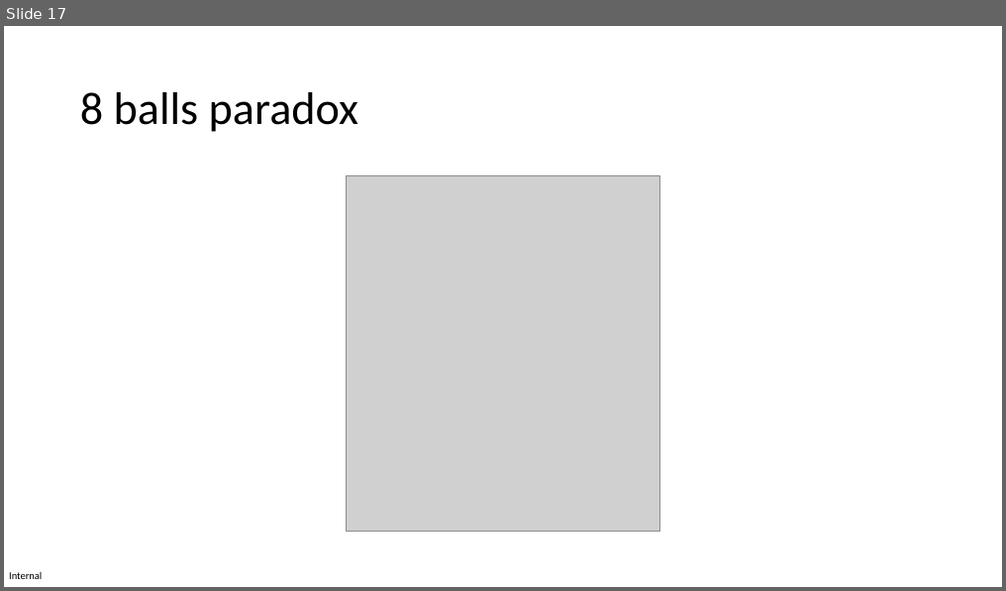
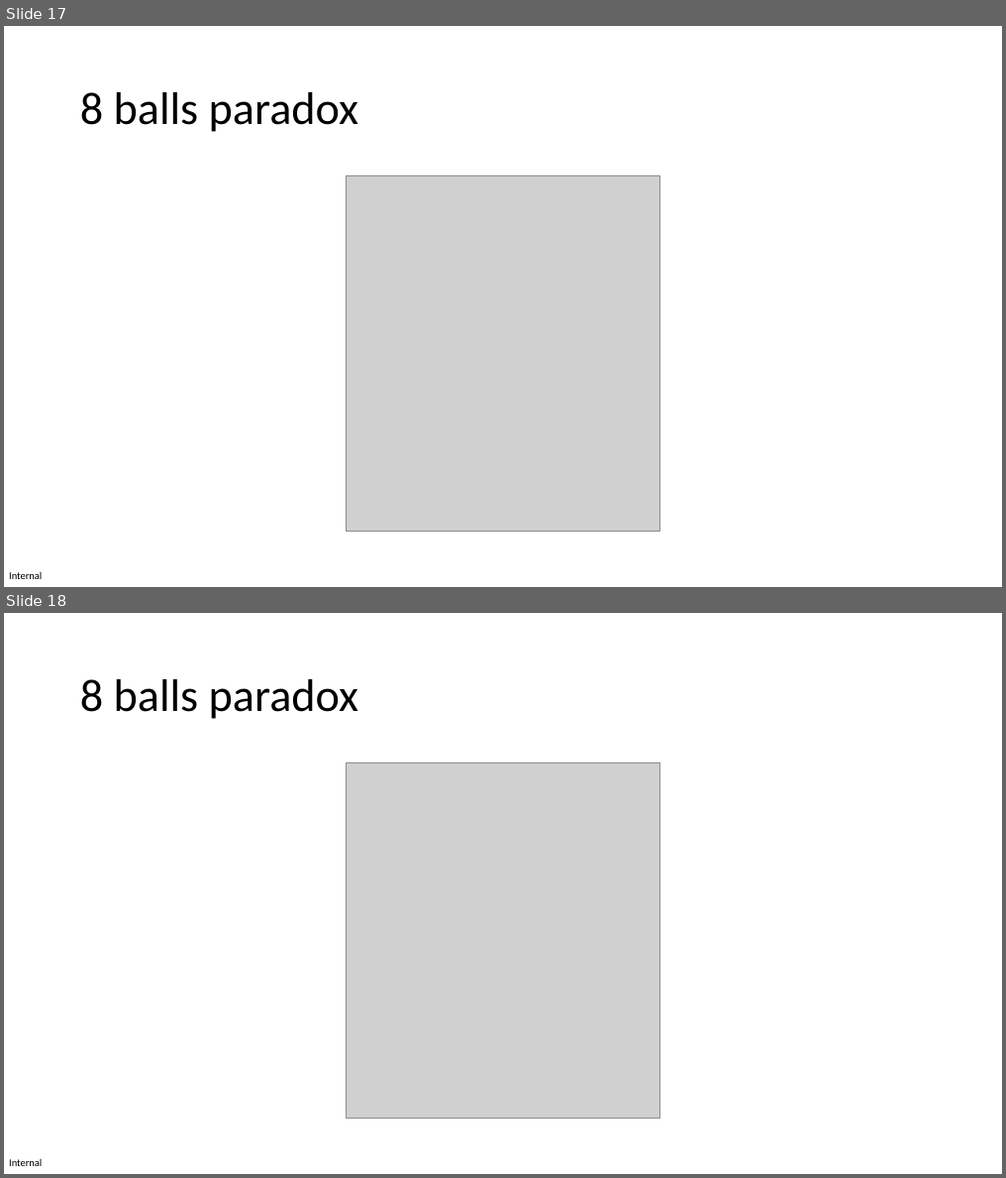
Before and after one commit to MICS-Lab/XmasPresentation2023PRFD, a slide deck: slides_x_mas_2023.pptx. Shown one above the other, each under a label of ours: slide 17 before the commit, slides 17 and 18 after it. The pictures are 1006x591 and 1006x1178 pixels, drawn with LibreOffice and Linux fonts; fonts in the diff are those of the drawing; grey boxes stand for pictures. Boxes give left, top, right and bottom in pixels: in the first picture for what was removed or moved away, otherwise in the second. Text is boxed around its words. In the diff, an @@ line names an element or a change of style, - is before the commit and + after.

Commit message:
8 balls paradox: balls transparent

```diff
--- a/slides_x_mas_2023.pptx
+++ b/slides_x_mas_2023.pptx
@@ slide 18 added at (x1=4, y1=613, x2=1002, y2=1174), background #FFFFFF; not listed: 1 template element that a slide beside it also shows @@
@@ title added at (x1=80, y1=679, x2=358, y2=719), 44 pt, text #000000 @@
+8 balls paradox
@@ picture added at (x1=347, y1=762, x2=659, y2=1119) @@
```
